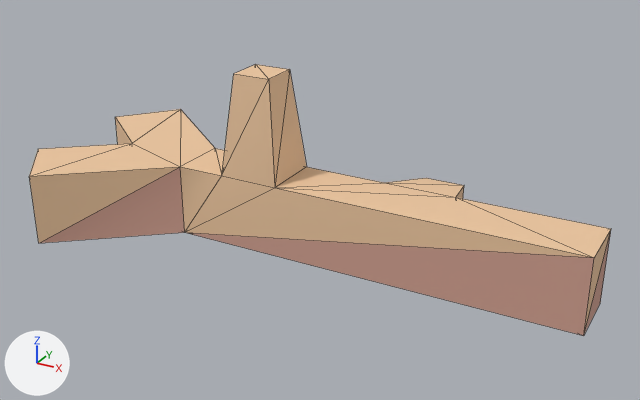
A saved change to the glTF model example_game/world/props/wood-bundle.prop/model.glb.
Camera for both pictures: a 50 mm camera at (0.357, -0.617, 0.338) aimed at (0.019, -0.003, 0.031). The axes (+X, +Y, +Z) are drawn at lower left. The lights are the same throughout. The older version comes first. Mesh edges are drawn as thin lines. Vertices at exactly the same position are counted once.

In view in the first picture: 'model'.
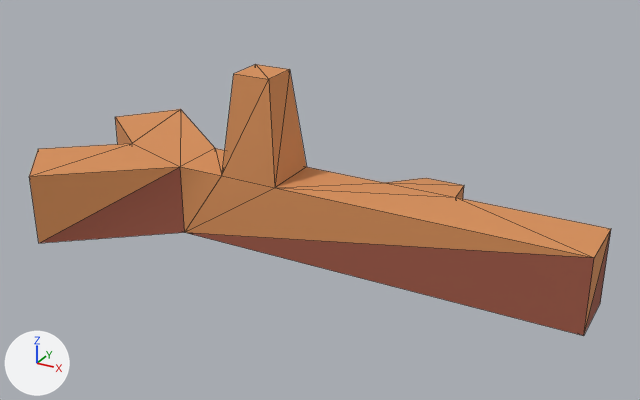
What changed in the scene script:
```text
Change me_model:
    where me_model.from_pydata(...)  # 34 vertices, 64 faces; spans x -0.256..0.256, y -0.109..0.109, z -0.02..0.136
    used by ob_model
    me_model part 1: 40 faces centred in x -0.242..0.256, y -0.082..0.088, z 0.019..0.136 are repainted in the vertex colours; the middle colour goes from beige #edc7a0 to orange #d9915a
    me_model part 2: 24 faces centred in x -0.227..0.256, y -0.091..0.091, z -0.02..0.007 are repainted in the vertex colours; the middle colour goes from beige #d0a090 to brown #a05a47
```

Pixel boxes [x1, y1, x2, y2] of what changed, in the pictures (640 x 400 px):
part 1 of me_model, recoloured (beige to orange): [29, 64, 611, 332] in both
part 2 of me_model, recoloured (beige to brown): [40, 167, 611, 336] in both
